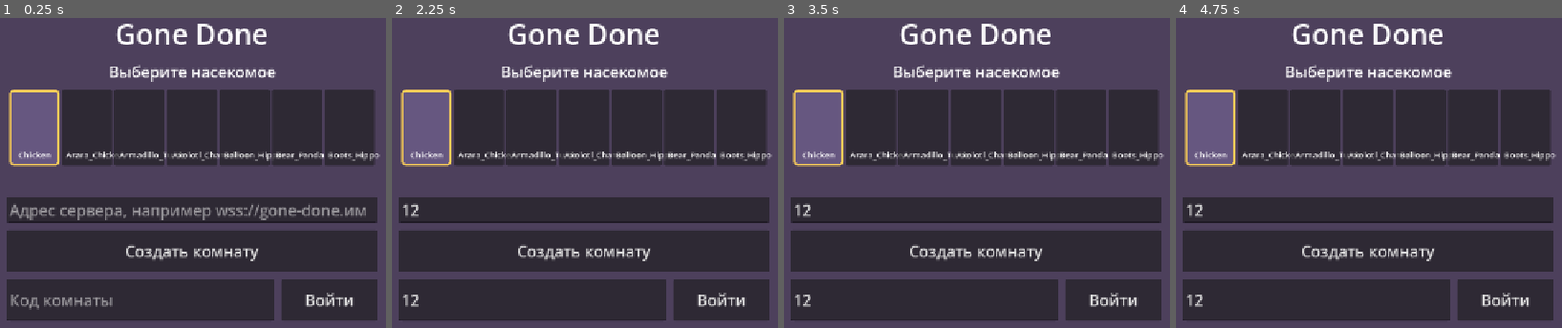
Above: before the commit, frames 1-4 (left to right).
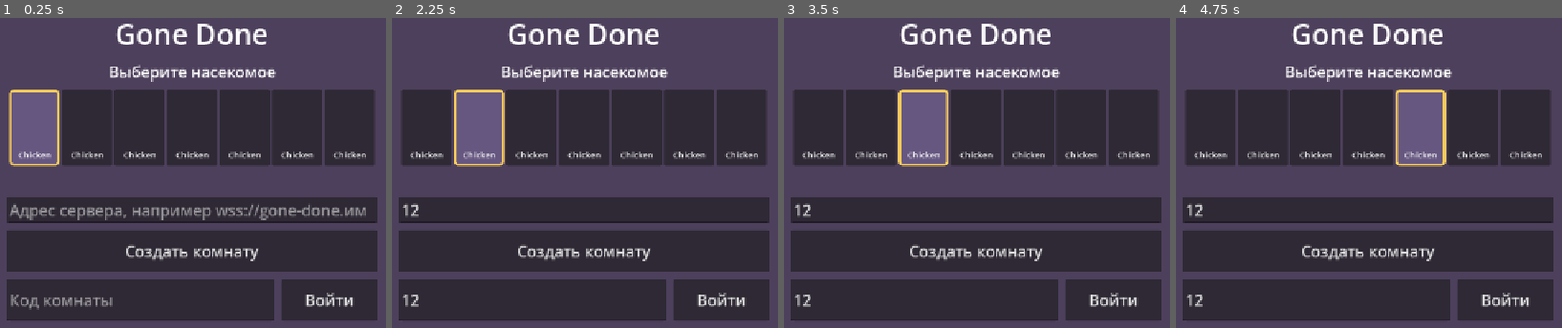
Above: after the commit, the same moments.

Repository: maximmmanaev/gone-done
Game: Godot game, scene res://main.tscn
Same seed, same stepped clock (60 frames per second), same inputs: the game is played once before the commit and once after it.
Inputs (mouse positions are in pixels of both pictures, inside the frame that each line leads up to):
- Up to frame 1 (0.25 s): no input
- Up to frame 2 (2.25 s): click (585, 210) at 0.52 s; type "12" at 0.6 s; click (530, 300) at 0.75 s; type "12" at 0.83 s; click "Chicken" at 1.25 s; click "Chicken" at 2 s
- Up to frame 3 (3.5 s): click "Chicken" at 2.75 s
- Up to frame 4 (4.75 s): click "Chicken" at 3.5 s; click "Chicken" at 4.25 s

The runs differ from the first frame. In frame 1, 1.1% of the frame differs, in the area x 16-99%, y 43-47%; in frame 2, 7.5%; in frame 3, 7.5%, in the area x 2-99%, y 23-48%; in frame 4, 7.5%.

Commit message:
fix: skins need real sprite files (fallback insect); trim web export of unused original assets
Co-Authored-By: Claude Sonnet 5.5 <noreply@anthropic.com>

Diff:
--- a/scripts/game.gd
+++ b/scripts/game.gd
@@ -1065,7 +1065,12 @@
 	if remote_nodes.has(id) and is_instance_valid(remote_nodes[id]):
 		return remote_nodes[id]
 	var n := Node2D.new()
-	n.add_child(SkinLibrary.make_sprite(SkinLibrary.skin_for_kind(_kind_of(id)), 0.2))
+	if SkinLibrary.skins().is_empty():
+		var vis := Art.make_insect(_kind_of(id), _color_of(id))
+		vis.scale = Vector2.ONE * Catalog.INSECT_K
+		n.add_child(vis)
+	else:
+		n.add_child(SkinLibrary.make_sprite(SkinLibrary.skin_for_kind(_kind_of(id)), 0.2))
 	var tag := Label.new()
 	tag.text = _name_of(id)
 	tag.position = Vector2(-50, -Catalog.PLAYER_SIZE.y / 2.0 - 24.0)   # над головой
@@ -1090,7 +1095,8 @@
 		n.visible = true
 	remote_target[id] = pos
 	if absf(vel.x) > 10.0 and n.get_child_count() > 0:
-		n.get_child(0).scale.x = 0.2 * (1.0 if vel.x > 0.0 else -1.0)
+		var k := 0.2 if n.get_child(0) is AnimatedSprite2D else Catalog.INSECT_K
+		n.get_child(0).scale.x = k * (1.0 if vel.x > 0.0 else -1.0)
 	if n.get_child_count() > 0 and n.get_child(0) is AnimatedSprite2D:
 		var sp: AnimatedSprite2D = n.get_child(0)
 		var a := "jump_up" if vel.y < -40.0 else ("jump_down" if vel.y > 40.0 else ("run" if absf(vel.x) > 10.0 else "idle"))
--- a/scripts/player.gd
+++ b/scripts/player.gd
@@ -10,6 +10,7 @@
 var sprint_allowed := true   # правило комнаты «без бега»
 var sprint_on := false       # бег переключается нажатием: нажали — включился, нажали ещё раз — выключился
 var kind := 0
+var insect: Node2D   # запасной рисунок, если спрайтов оригинала нет
 
 
 func _ready() -> void:
@@ -22,7 +23,12 @@
 	shape.shape = rect
 	add_child(shape)
 
-	set_skin(SkinLibrary.skin_for_kind(kind))
+	if SkinLibrary.skins().is_empty():
+		insect = Art.make_insect(kind, body_color)
+		insect.scale = Vector2.ONE * Catalog.INSECT_K
+		add_child(insect)
+	else:
+		set_skin(SkinLibrary.skin_for_kind(kind))
 
 
 func _physics_process(delta: float) -> void:
@@ -35,3 +41,5 @@
 		sprint_on = not sprint_on
 	sprint = sprint_on and sprint_allowed
 	step(delta)
+	if insect:
+		insect.scale = Vector2(float(facing), 1.0) * Catalog.INSECT_K
--- a/scripts/ported/characters/skin_library.gd
+++ b/scripts/ported/characters/skin_library.gd
@@ -22,9 +22,17 @@
 	"victory": ["Victory", true, ["Idle"]],
 }
 
+## Проверка наличия файла; подменяется в тестах (в чистом клоне без импортированных спрайтов файлов нет).
+static var exists_fn: Callable = func(path): return ResourceLoader.exists(path)
 static var _skins: PackedStringArray = PackedStringArray()
 static var _groups: Dictionary = {}
 static var _cache: Dictionary = {}
+
+
+static func reset() -> void:
+	_skins = PackedStringArray()
+	_groups = {}
+	_cache = {}
 
 
 static func _load() -> void:
@@ -50,11 +58,12 @@
 				if not by_skin.has(skin):
 					by_skin[skin] = {}
 				by_skin[skin][s.substr(i + 1)] = sprites[g]
+				break
 	var names: Array = []
 	for skin in by_skin:
 		var ok := true
 		for r in REQUIRED:
-			ok = ok and by_skin[skin].has(r)
+			ok = ok and by_skin[skin].has(r) and not by_skin[skin][r].is_empty() and exists_fn.call(by_skin[skin][r][0])
 		if ok:
 			names.append(skin)
 	names.sort_custom(func(a, b): return a == DEFAULT_SKIN or (b != DEFAULT_SKIN and a < b))
@@ -92,7 +101,7 @@
 		sf.set_animation_speed(anim, FPS)
 		sf.set_animation_loop(anim, spec[1])
 		for p in paths:
-			var tex: Texture2D = load(p) if ResourceLoader.exists(p) else null
+			var tex: Texture2D = load(p) if exists_fn.call(p) else null
 			if tex != null:
 				sf.add_frame(anim, tex)
 	_cache[skin] = sf
--- /dev/null
+++ b/tests/skinfallbacktest.gd
@@ -0,0 +1,27 @@
+extends Node
+## Нет ассетов оригинала (чистый клон без tools/import_assets.py): скины не «живут» только в манифесте,
+## игрок рисуется запасным насекомым из art.gd.
+##   godot --headless --path . tests/skinfallbacktest.tscn
+
+var failures := 0
+
+
+func check(cond: bool, what: String) -> void:
+	if not cond:
+		failures += 1
+		print("FAIL: ", what)
+
+
+func _ready() -> void:
+	SkinLibrary.exists_fn = func(_p): return false
+	SkinLibrary.reset()
+	check(SkinLibrary.skins().is_empty(), "без файлов спрайтов скинов нет")
+	var p := Player.new()
+	p.kind = 2
+	add_child(p)
+	check(p.sprite == null and p.insect != null, "Player без ассетов рисует запасное насекомое")
+	SkinLibrary.exists_fn = func(path): return ResourceLoader.exists(path)
+	SkinLibrary.reset()
+	check(SkinLibrary.skins().size() >= 7, "с ассетами скины возвращаются (%d)" % SkinLibrary.skins().size())
+	print("skinfallbacktest: ", "OK" if failures == 0 else "%d FAIL" % failures)
+	get_tree().quit(1 if failures else 0)
--- /dev/null
+++ b/tests/skinfallbacktest.tscn
@@ -0,0 +1,6 @@
+[gd_scene load_steps=2 format=3]
+
+[ext_resource type="Script" path="res://tests/skinfallbacktest.gd" id="1"]
+
+[node name="SkinFallbackTest" type="Node"]
+script = ExtResource("1")
Not shown, changed: export_presets.cfg
Not shown, added: tests/skinfallbacktest.gd.uid
Not shown, added: tools/web_export_filter.py
